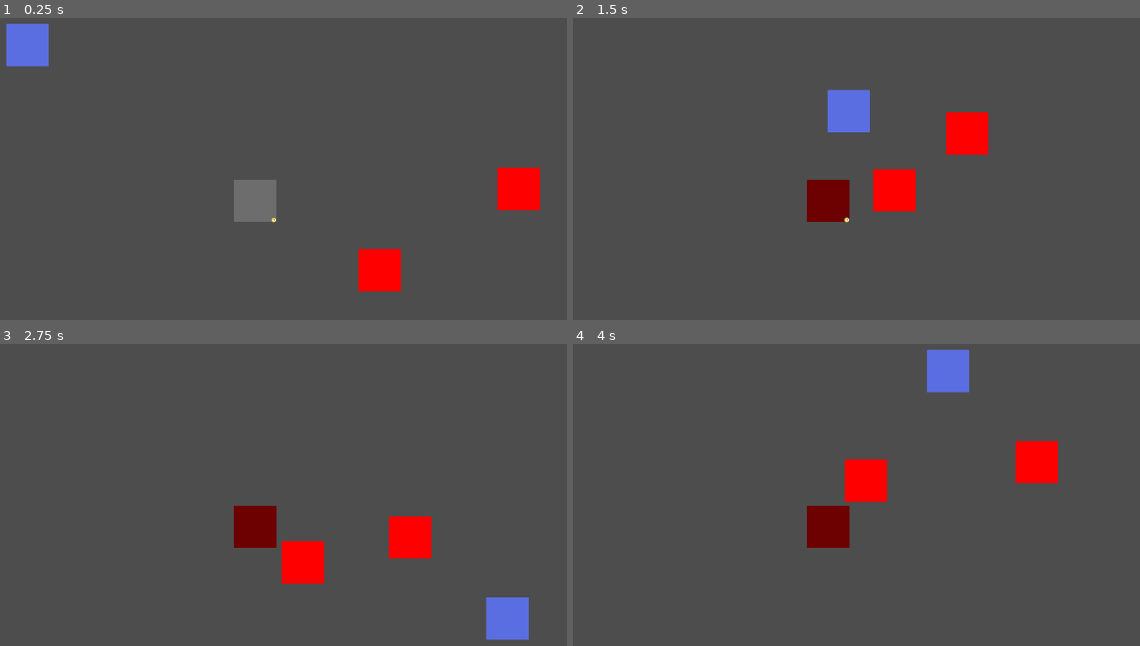
Above: before the commit, frames 1-4 (two rows, left to right).
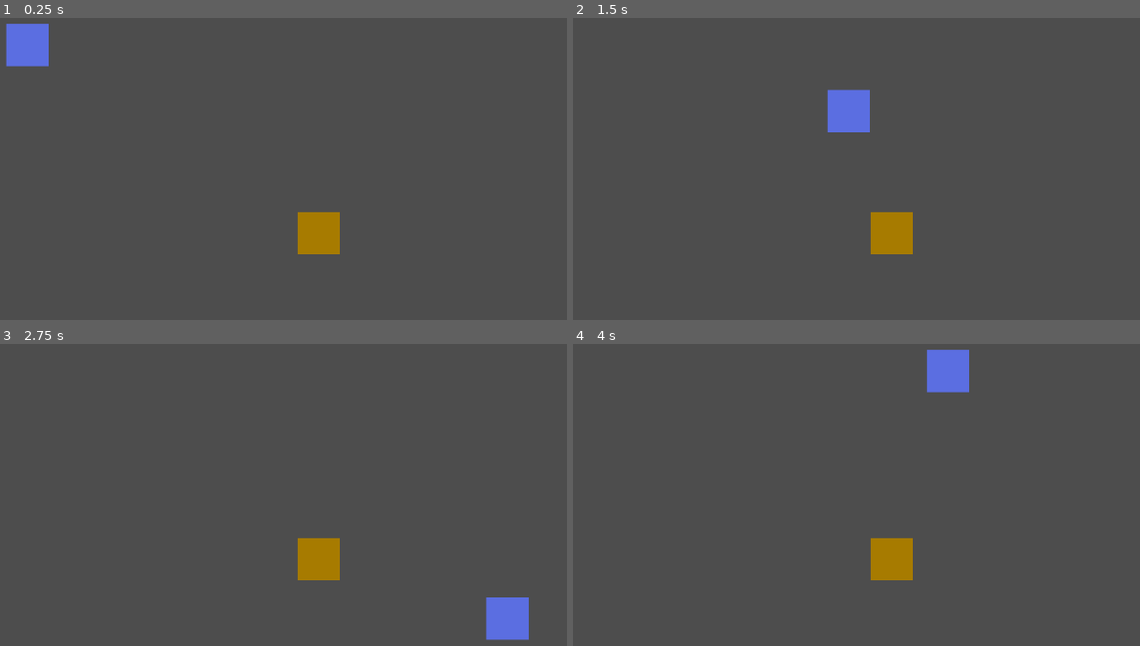
Above: after the commit, the same moments.

Repository: GoldenAppler-eng/Psyches-Dungeon
Game: Godot game, scene res://scenes/world.tscn
Same seed, same stepped clock (60 frames per second), same inputs: the game is played once before the commit and once after it.
Inputs:
- Up to frame 1 (0.25 s): no input
- Up to frame 2 (1.5 s): hold D (move_right) 0.53-1.28 s; tap Space (attack) at 0.6 s; hold S (move_down) from 1.28 s (still down); tap E (open_chest) at 1.35 s
- Up to frame 3 (2.75 s): release S (move_down) at 2.03 s; hold D (move_right) from 2.03 s (still down); tap Space (attack) at 2.1 s
- Up to frame 4 (4 s): release D (move_right) at 2.78 s; hold W (move_up) 2.78-3.53 s; tap E (open_chest) at 2.85 s; hold A (move_left) from 3.53 s (still down); tap Space (attack) at 3.6 s

The runs differ from the first frame. In frame 1, 4.2% of the frame differs, in the area x 41-96%, y 49-91%; in frame 2, 4.2%; in frame 3, 3.6%; in frame 4, 4.2%.

Commit message:
Added jumping animation to items

Diff:
--- a/prefabs/chest.tscn
+++ b/prefabs/chest.tscn
@@ -1,7 +1,10 @@
-[gd_scene load_steps=5 format=3 uid="uid://blel4b2ar46uf"]
+[gd_scene load_steps=8 format=3 uid="uid://blel4b2ar46uf"]
 
 [ext_resource type="Script" path="res://scripts/chest.gd" id="1_e66pm"]
+[ext_resource type="PackedScene" uid="uid://du3tmqtt127gu" path="res://prefabs/enemy.tscn" id="2_fbo2m"]
 [ext_resource type="Texture2D" uid="uid://dc1g74xyibckq" path="res://sprites/brown-64x64.png" id="2_gguck"]
+[ext_resource type="PackedScene" uid="uid://3v1d7p2qk7hi" path="res://prefabs/coin.tscn" id="3_dg2ca"]
+[ext_resource type="PackedScene" uid="uid://c5ksnc33jrjk7" path="res://prefabs/jump_component.tscn" id="4_heo5f"]
 
 [sub_resource type="RectangleShape2D" id="RectangleShape2D_cc70g"]
 size = Vector2(64, 64)
@@ -13,6 +16,9 @@
 collision_layer = 256
 collision_mask = 0
 script = ExtResource("1_e66pm")
+enemy_prefab = ExtResource("2_fbo2m")
+coin_prefab = ExtResource("3_dg2ca")
+jump_component_prefab = ExtResource("4_heo5f")
 
 [node name="Sprite2D" type="Sprite2D" parent="."]
 texture = ExtResource("2_gguck")
--- /dev/null
+++ b/prefabs/jump_component.tscn
@@ -0,0 +1,7 @@
+[gd_scene load_steps=2 format=3 uid="uid://c5ksnc33jrjk7"]
+
+[ext_resource type="Script" path="res://scripts/jump_component.gd" id="1_rgr58"]
+
+[node name="jump_component" type="Node2D"]
+process_mode = 1
+script = ExtResource("1_rgr58")
--- a/scenes/world.tscn
+++ b/scenes/world.tscn
@@ -1,25 +1,12 @@
-[gd_scene load_steps=5 format=3 uid="uid://dnwlwrgqvy87g"]
+[gd_scene load_steps=3 format=3 uid="uid://dnwlwrgqvy87g"]
 
 [ext_resource type="PackedScene" uid="uid://di8bojp8w0r88" path="res://prefabs/player.tscn" id="1_kx658"]
-[ext_resource type="PackedScene" uid="uid://ln8wdsnv7xo2" path="res://prefabs/trap.tscn" id="2_shu8v"]
-[ext_resource type="PackedScene" uid="uid://du3tmqtt127gu" path="res://prefabs/enemy.tscn" id="3_ngs8r"]
-[ext_resource type="PackedScene" uid="uid://3v1d7p2qk7hi" path="res://prefabs/coin.tscn" id="4_uxhf4"]
+[ext_resource type="PackedScene" uid="uid://blel4b2ar46uf" path="res://prefabs/chest.tscn" id="2_aunri"]
 
 [node name="world" type="Node2D"]
 
 [node name="player" parent="." instance=ExtResource("1_kx658")]
 position = Vector2(66, 54)
 
-[node name="trap" parent="." instance=ExtResource("2_shu8v")]
-position = Vector2(410, 290)
-
-[node name="enemy" parent="." node_paths=PackedStringArray("target_player") instance=ExtResource("3_ngs8r")]
-position = Vector2(633, 418)
-target_player = NodePath("../player")
-
-[node name="enemy2" parent="." node_paths=PackedStringArray("target_player") instance=ExtResource("3_ngs8r")]
-position = Vector2(848, 284)
-target_player = NodePath("../player")
-
-[node name="coin" parent="." instance=ExtResource("4_uxhf4")]
-position = Vector2(438, 319)
+[node name="chest" parent="." instance=ExtResource("2_aunri")]
+position = Vector2(506, 339)
--- a/scripts/chest.gd
+++ b/scripts/chest.gd
@@ -1,4 +1,8 @@
 extends StaticBody2D
+
+@export var enemy_prefab : PackedScene
+@export var coin_prefab : PackedScene
+@export var jump_component_prefab : PackedScene
 
 var _player_nearby := false
 var _opened := false
@@ -19,9 +23,22 @@
 	print("Congrats you got a ")
 
 	if rng < 0.8:
+		_spawn(coin_prefab, randi_range(1, 3))
+
 		print("coins!")
 	else:
+		_spawn(enemy_prefab, randi_range(1, 3))
 		print("a new skeleton pal!")
+
+func _spawn(prefab : PackedScene, num : int) -> void:
+	for i in num:
+		var spawned : Node2D = prefab.instantiate()
+		var jump_comp : Node2D = jump_component_prefab.instantiate()
+
+		get_parent().add_child(spawned)
+		spawned.global_position = global_position
+
+		spawned.add_child(jump_comp)
 
 func _on_area_2d_player_entered(body: Node2D) -> void:
 	_player_nearby = true
--- a/scripts/enemy.gd
+++ b/scripts/enemy.gd
@@ -147,7 +147,6 @@
 	_invincible = false
 
 func _on_object_detection_area_body_entered(body : Node2D) -> void:
-	print(body.name)
 	avoided_objects.append(body)
 
 func _on_object_detection_area_body_exited(body : Node2D) -> void:
--- /dev/null
+++ b/scripts/jump_component.gd
@@ -0,0 +1,45 @@
+class_name JumpComponent
+extends Node2D
+
+const MOVEMENT_VELOCITY := 100
+const JUMP_VELOCITY := -150
+const FALL_GRAVITY := 200
+
+var jump_origin : Vector2
+var jump_direction : Vector2
+var sprite : Node2D
+
+var original_sprite_offset : Vector2
+
+var y_velocity : float = 0
+
+func _ready() -> void:
+	if not(get_parent() is PhysicsBody2D):
+		queue_free()
+
+	var jump_angle : float = deg_to_rad(randf_range(0, 360))
+	jump_direction = Vector2(cos(jump_angle), sin(jump_angle))
+
+	for child in get_parent().get_children():
+		if (child is Sprite2D or child is AnimatedSprite2D) and not sprite:
+			sprite = child
+			break
+
+	original_sprite_offset = sprite.position
+	y_velocity = JUMP_VELOCITY
+
+	get_parent().set_process_mode(PROCESS_MODE_DISABLED)
+
+func _process(delta : float) -> void:
+	var parent : PhysicsBody2D = get_parent() as PhysicsBody2D
+
+	parent.global_position += jump_direction * MOVEMENT_VELOCITY * delta;
+
+	y_velocity += FALL_GRAVITY * delta
+
+	sprite.position.y += y_velocity * delta
+
+	if sprite.position.y > original_sprite_offset.y:
+		sprite.position = original_sprite_offset
+		parent.set_process_mode(PROCESS_MODE_INHERIT)
+		queue_free()
